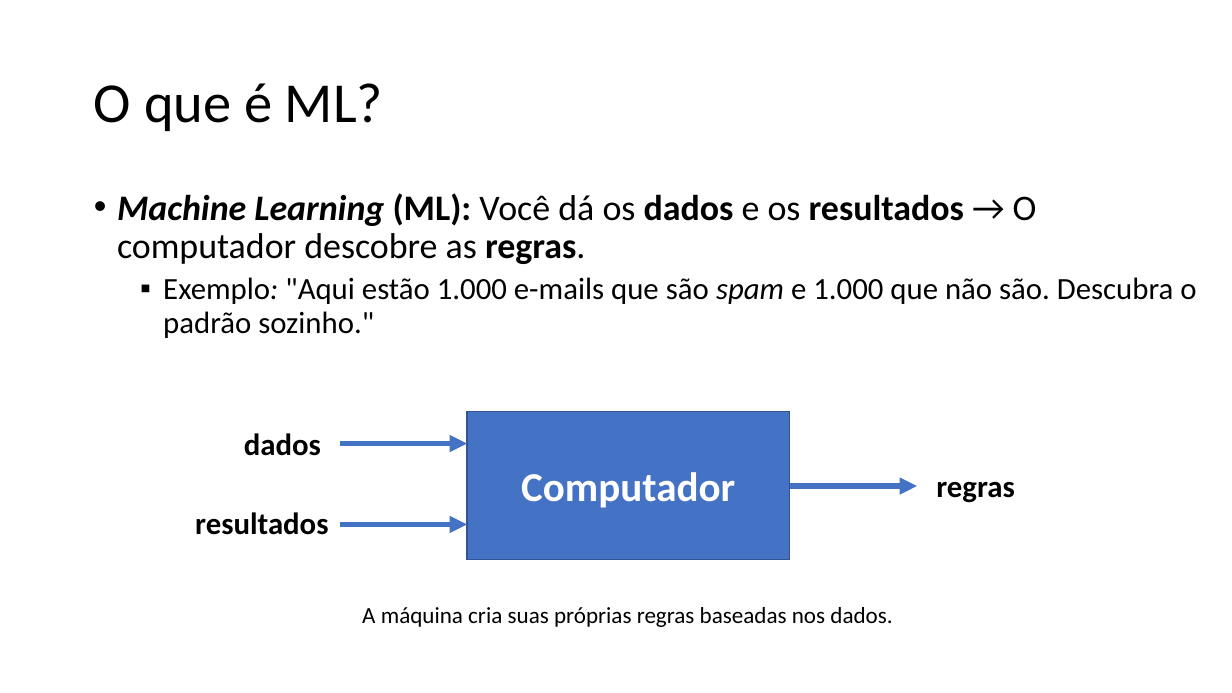
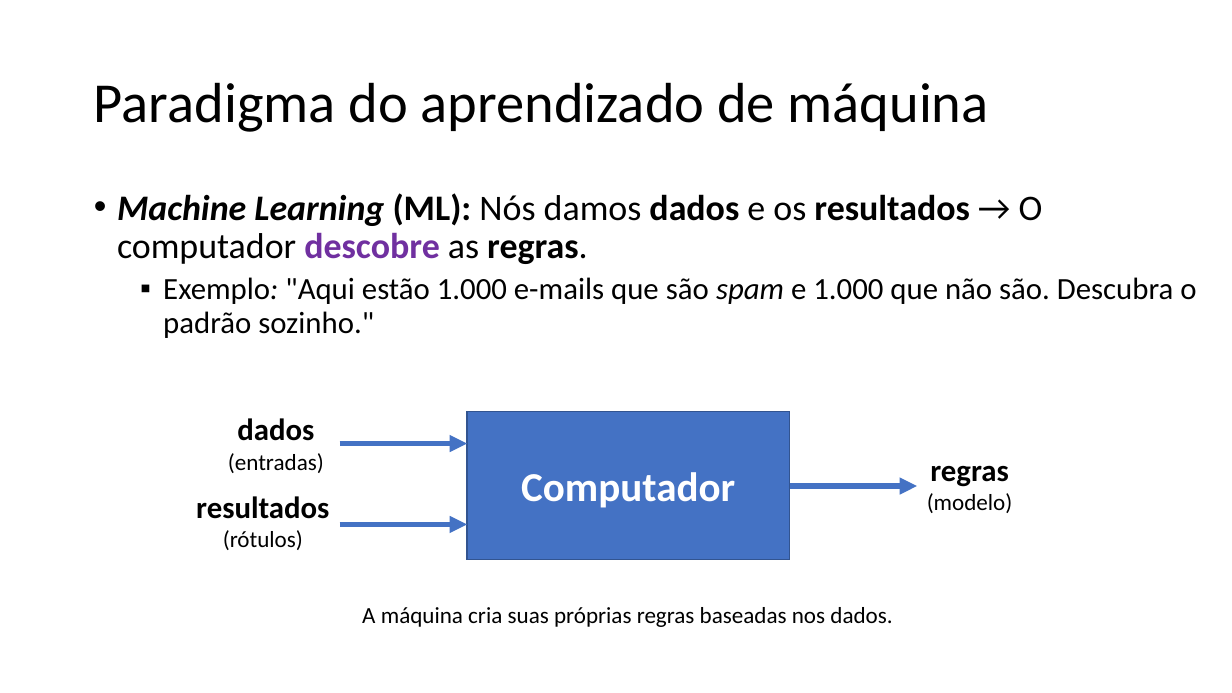
Before and after one commit to zz4fap/c24_inteligencia_artificial, a slide deck: slide 5 of slides/C24_Paradigmas.pptx (slide 4 before the commit). Drawn at 1232x693 pixels with LibreOffice and Linux fonts; fonts in the diff are those of the drawing. Boxes give left, top, right and bottom in pixels: in the first picture for what was removed or moved away, otherwise in the second. Text is boxed around its words. In the diff, an @@ line names an element or a change of style, - is before the commit and + after.

```diff
--- a/slides/C24_Paradigmas.pptx
+++ b/slides/C24_Paradigmas.pptx
@@ title at (94,82,989,132): text changed @@
-O que é ML?
+Paradigma do aprendizado de máquina
@@ text at (117,193,1043,264): text changed @@
-• Machine Learning (ML): Você dá os dados e os resultados → O computador descobre as regras.
+• Machine Learning (ML): Nós damos dados e os resultados → O computador descobre as regras.
@@ text "dados": place and size @@
-text "dados" at (244,433,321,456)
+text "dados" at (228,418,324,473)
@@ text at (237,418,314,441): alignment left to centre @@
@@ text "regras": place and size @@
-text "regras" at (936,481,1014,503)
+text "regras" at (927,465,1013,513)
@@ text at (228,453,324,473): paragraph added @@
+(entradas)
@@ text at (930,465,1008,487): alignment left to centre @@
@@ text "resultados": place and size @@
-text "resultados" at (195,512,328,535)
+text "resultados" at (196,496,329,550)
@@ text at (196,496,329,519): alignment left to centre @@
@@ text at (927,493,1013,513): paragraph added @@
+(modelo)
@@ text at (223,530,303,550): paragraph added @@
+(rótulos)
```
Also in this commit, not shown: 15 other slides changed, 10 slides added, 1 slide removed, 1 other file.
